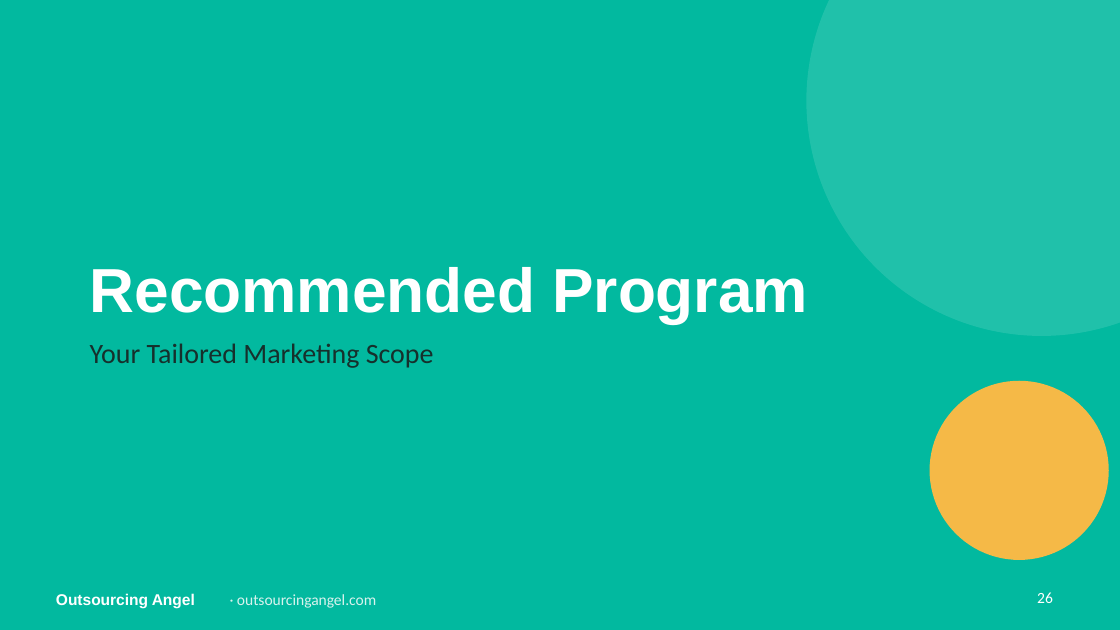
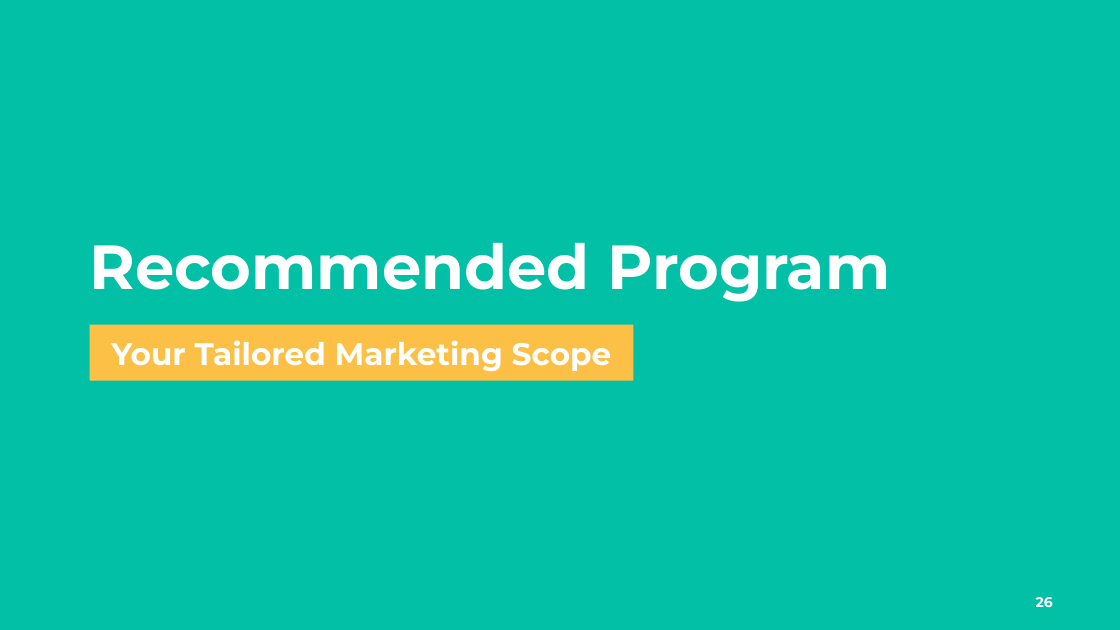
Before and after one commit to gail-gif/OA, a slide deck: slide 26 of WebVine_Marketing_Strategy_Review_Proposal_OA.pptx. Drawn at 1120x630 pixels with LibreOffice and Linux fonts; fonts in the diff are those of the drawing; background and template pictures are left out. Boxes give left, top, right and bottom in pixels: in the first picture for what was removed or moved away, otherwise in the second. Text is boxed around its words. In the diff, an @@ line names an element or a change of style, - is before the commit and + after.

```diff
--- a/WebVine_Marketing_Strategy_Review_Proposal_OA.pptx
+++ b/WebVine_Marketing_Strategy_Review_Proposal_OA.pptx
@@ background #02B99F to #02C0A6 @@
@@ ellipse removed at <box>806,0,1120,336</box> @@
@@ title "Recommended Program": place and size @@
-title "Recommended Program" at <box>90,267,808,323</box>
+title "Recommended Program" at <box>90,243,890,302</box>
@@ title "Recommended Program" at <box>90,243,890,302</box>: font Arial to Montserrat @@
@@ text "Your Tailored Marketing Scope": place and size @@
-text "Your Tailored Marketing Scope" at <box>90,343,434,368</box>
+text "Your Tailored Marketing Scope" at <box>111,340,612,372</box>
@@ text "Your Tailored Marketing Scope" at <box>111,340,612,372</box>: size 18 to 20 pt, font Calibri to Montserrat, text colour #16302C to #FFFFFF, bold on; alignment left to centre; less space between paragraphs; vertical alignment top to middle @@
@@ rectangle added at <box>90,325,634,381</box>, fill #FCC047 @@
@@ ellipse removed at <box>930,381,1109,560</box> @@
@@ text removed at <box>56,593,195,608</box> @@
-Outsourcing Angel
@@ text removed at <box>237,594,376,608</box> @@
-· outsourcingangel.com
@@ page number at <box>1036,597,1053,607</box>: size 10 to 9 pt, font Calibri to Montserrat, bold on @@
```
Also in this commit, not shown: 34 other slides changed.
